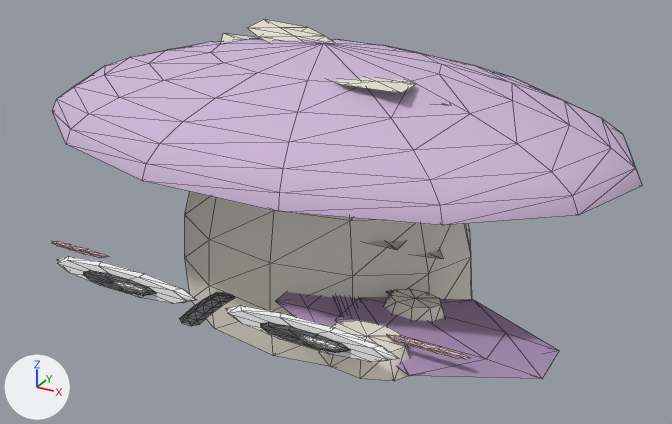
The glTF model web-forest/public/model/species/leucocoprinus-cretaceus.glb, before and after one commit.
Rendered twice from a camera (50 mm lens) standing at (0.479, -0.863, 0.552) and looking at (0.011, -0.011, 0.126). The axes (+X, +Y, +Z) are drawn at lower left. The lights are the same throughout. The picture after the commit comes second. Mesh edges are drawn as thin lines. Vertices at exactly the same position are counted once.

The first picture shows 'p0', 'p2', 'p30', 'p31', 'p4', 'p6', 'stalk' and 3 more.
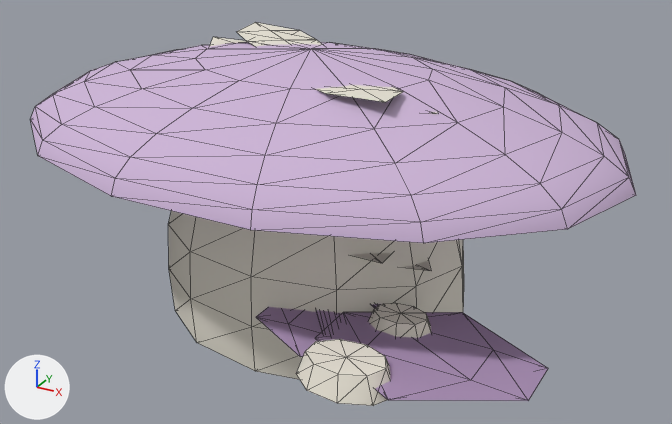
ob_body is not drawn itself; it is the parent of ob_stalk, ob_p0, ob_p1, ob_p2, ob_p3, ob_p4, ob_p5, ob_p6.

The edits, one by one:
me_mesh_0 is used by ob_stalk; parent ob_body; location (0.0, 0.0, 0.0).
me_mesh_0 had 385 vertices, 724 faces and spanned x -0.115..0.115, y -0.135..0.112, z 0.0..1.0.
me_mesh_0 now has 427 vertices, 804 faces and spans x -0.115..0.115, y -0.112..0.112, z 0.0..1.0.
me_mesh_0 part 1: the loose piece of 38 vertices spanning x -0.004..0.004, y -0.135..-0.1, z 0.353..0.362 is scaled about its middle by (0.117, 0.154, 1.02), then moved by (0.0, 0.064, 0.0).
Part 2, on me_mesh_0:
30 vertices are removed from x -0.069..0.079, y -0.123..-0.092, z 0.335..0.396.
194 faces are deleted.
146 vertices move from x -0.083..0.083, y -0.123..-0.092, z 0.321..0.399 to x -0.009..0.009, y -0.055..-0.043, z 0.284..0.407.
23 vertices are added at x -0.004..0.009, y -0.055..-0.045, z 0.33..0.42.
5 new vertices lie (0.001, 0.0, 0.007) away from vertices in x -0.055..0.083, y -0.121..-0.092, z 0.335..0.346.
194 new faces join them.
me_mesh_0 part 3: 84 kept faces spanning x -0.009..0.009, y -0.055..-0.043, z 0.284..0.407 get new vertex colours.
Other edits to the shape of me_mesh_0 do not show in these pictures.
Object 'body' (ob_body) moves from (0.0, -0.0194, 0.0) to (0.0, -0.0449, 0.0).
Object 'body' (ob_body) is rescaled from (2.97, 1.92, 0.32) to (2.97, 2.08, 0.32).

What differs and where, as boxes [x1, y1, x2, y2] in the pictures (672 x 424 px; the box of a moved part takes in the faces that stretch with it):
'stalk', reshaped, moved, rescaled: before [52, 38, 642, 366]; after [31, 42, 636, 380]
'p2', moved, rescaled (11% taller): before [335, 298, 559, 378]; after [315, 312, 548, 401]
'p4', moved, rescaled (13% taller): before [319, 296, 410, 381]; after [296, 310, 390, 406]
'p0', moved, rescaled: before [276, 292, 340, 327]; after [256, 307, 322, 357]
'p6', moved, rescaled (9% taller): before [384, 289, 445, 321]; after [368, 303, 431, 338]
'p31', moved, rescaled: before [247, 19, 332, 42]; after [237, 22, 323, 46]
'p30', moved, rescaled: before [333, 77, 416, 93]; after [316, 85, 403, 102]
'p10', moved, rescaled (mostly hidden): before [365, 241, 406, 250]; after [351, 253, 392, 263]
'p29', moved, rescaled (mostly hidden): before [221, 33, 256, 42]; after [209, 37, 247, 47]
'p8', moved, rescaled (mostly hidden): before [418, 249, 443, 259]; after [404, 261, 431, 271]
'p28', moved, rescaled (not visible before): after [432, 112, 438, 114]
part 1 of me_mesh_0, moved or reshaped (not visible afterwards): before [180, 292, 235, 326]
part 2 of me_mesh_0, moved or reshaped (not visible afterwards): before [53, 243, 470, 362]
part 3 of me_mesh_0, recoloured: before [52, 241, 415, 360]
